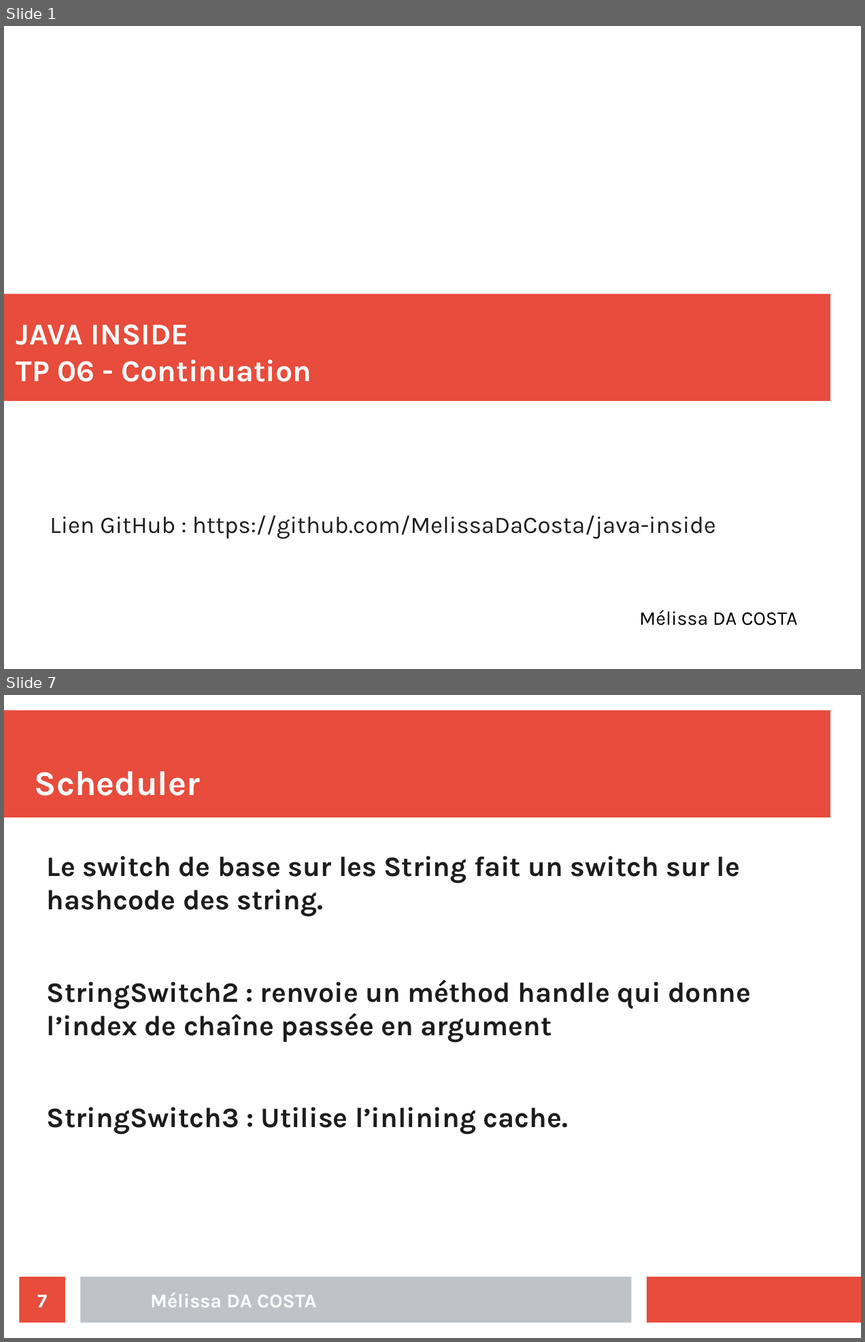
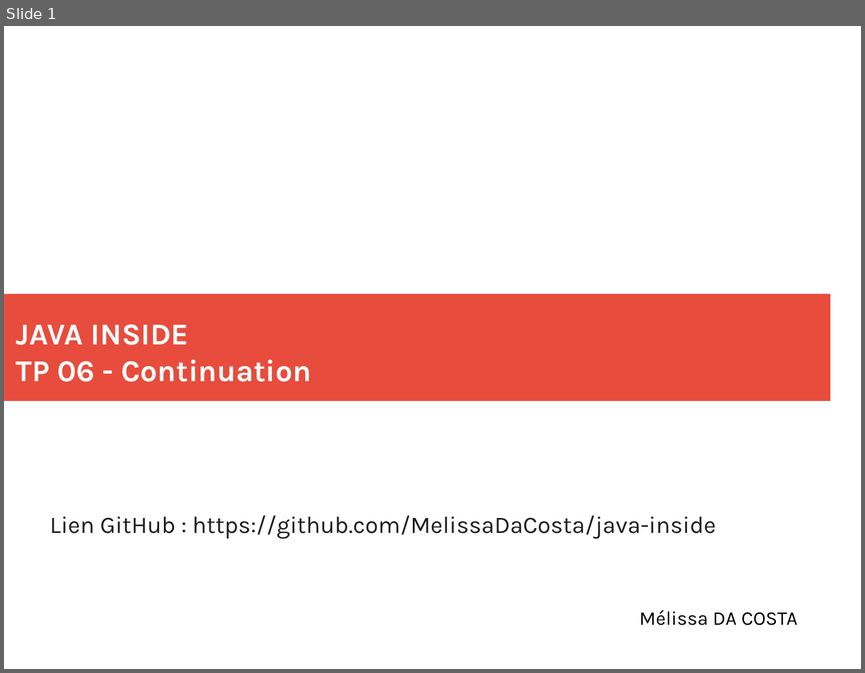
Before and after one commit to MelissaDaCosta/java-inside, a slide deck: lab6/Mélissa_DA_COSTA_slides_TP06.odp. Shown one above the other, each under a label of ours: slides 1 and 7 before the commit, slide 1 after it; the slides between them are not shown. The pictures are 865x1342 and 865x673 pixels, drawn with LibreOffice and Linux fonts; fonts in the diff are those of the drawing. Boxes give left, top, right and bottom in pixels: in the first picture for what was removed or moved away, otherwise in the second. Text is boxed around its words. In the diff, an @@ line names an element or a change of style, - is before the commit and + after.

```diff
--- a/lab6/Mélissa_DA_COSTA_slides_TP06.odp
+++ b/lab6/Mélissa_DA_COSTA_slides_TP06.odp
@@ slide 7 removed at (x1=4, y1=695, x2=861, y2=1338), background #FFFFFF @@
@@ rectangle removed at (x1=4, y1=711, x2=830, y2=818) @@
@@ title removed at (x1=35, y1=771, x2=200, y2=796) @@
-Scheduler
@@ text removed at (x1=47, y1=855, x2=751, y2=1134) @@
-Le switch de base sur les String fait un switch sur le hashcode des string.
-StringSwitch2 : renvoie un méthod handle qui donne l’index de chaîne passée en argument
-StringSwitch3 : Utilise l’inlining cache.
@@ page number removed at (x1=20, y1=1276, x2=65, y2=1323) @@
-7
@@ rectangle removed at (x1=80, y1=1276, x2=632, y2=1323) @@
@@ rectangle removed at (x1=647, y1=1276, x2=861, y2=1323) @@
@@ text removed at (x1=150, y1=1292, x2=317, y2=1307) @@
-Mélissa DA COSTA
```
Also in this commit, not shown: 6 slides added, 5 other slides removed, 4 other files.
